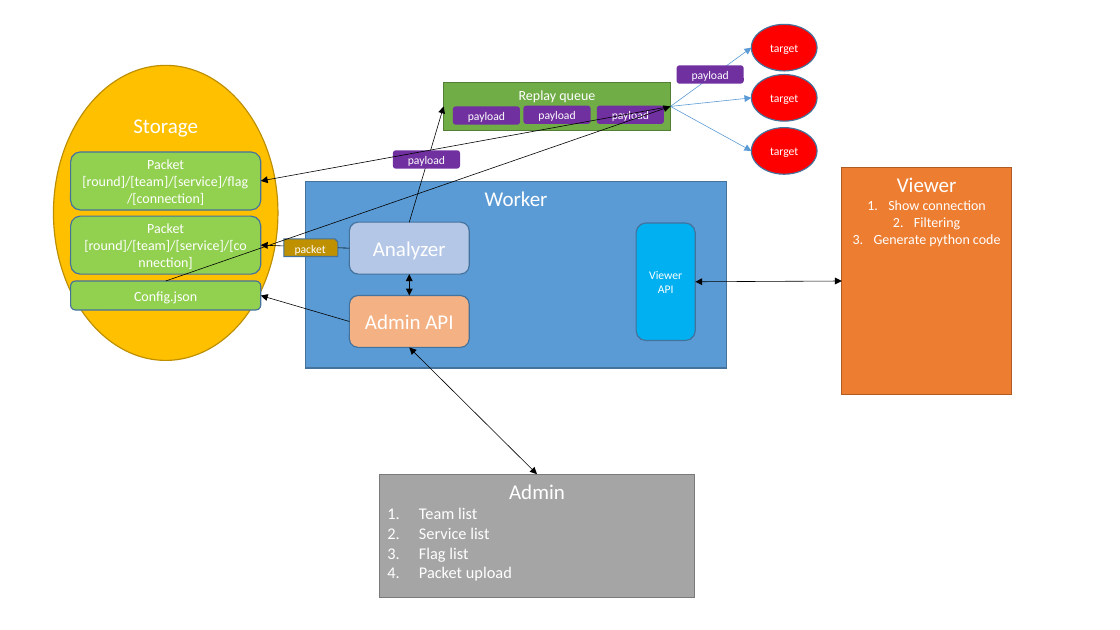
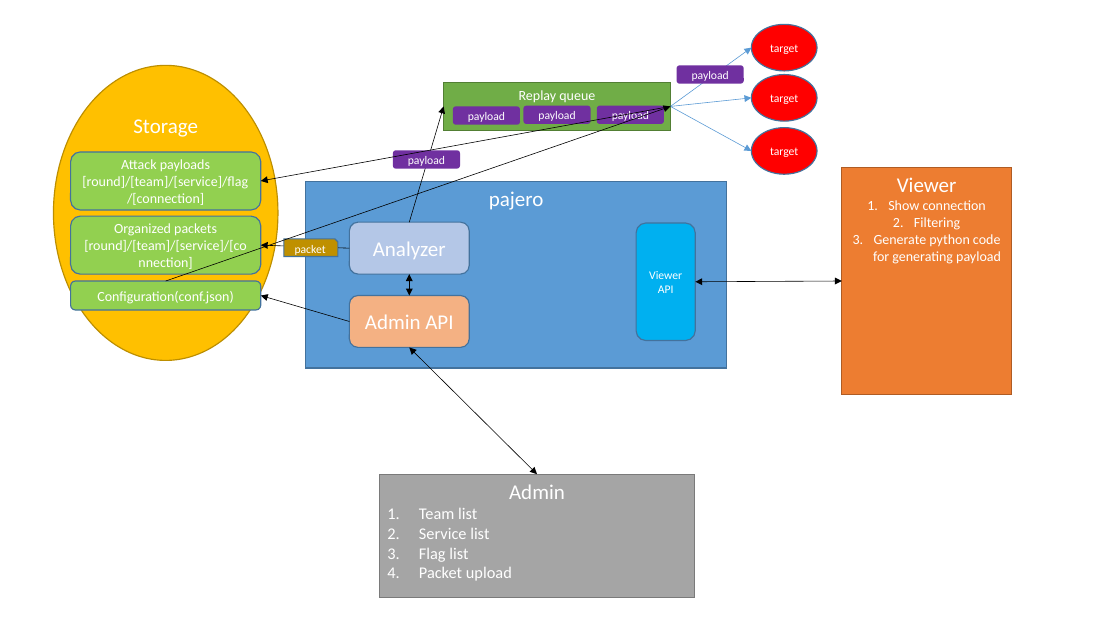
Before and after one commit to posgnu/pajero, a slide deck: slide 1 of design doc.pptx. Drawn at 1120x630 pixels with LibreOffice and Linux fonts; fonts in the diff are those of the drawing. Boxes give left, top, right and bottom in pixels: in the first picture for what was removed or moved away, otherwise in the second. Text is boxed around its words. In the diff, an @@ line names an element or a change of style, - is before the commit and + after.

```diff
--- a/design doc.pptx
+++ b/design doc.pptx
@@ text in rounded rectangle at (82, 159, 248, 205): text changed @@
-Packet [round]/[team]/[service]/flag/[connection]
+Attack payloads [round]/[team]/[service]/flag/[connection]
@@ text in rectangle at (489, 191, 544, 210): text changed @@
-Worker
+pajero
@@ text in rounded rectangle at (84, 223, 247, 254): text changed @@
-Packet [round]/[team]/[service]/[connection]
+Organized packets [round]/[team]/[service]/[connection]
@@ text in rectangle at (873, 234, 1001, 264): text changed @@
-3. Generate python code
+3. Generate python code for generating payload
@@ text in rounded rectangle at (97, 291, 233, 304): text changed @@
-Config.json
+Configuration(conf.json)
```
Also in this commit, not shown: 1 other slide changed, 3 other files.
